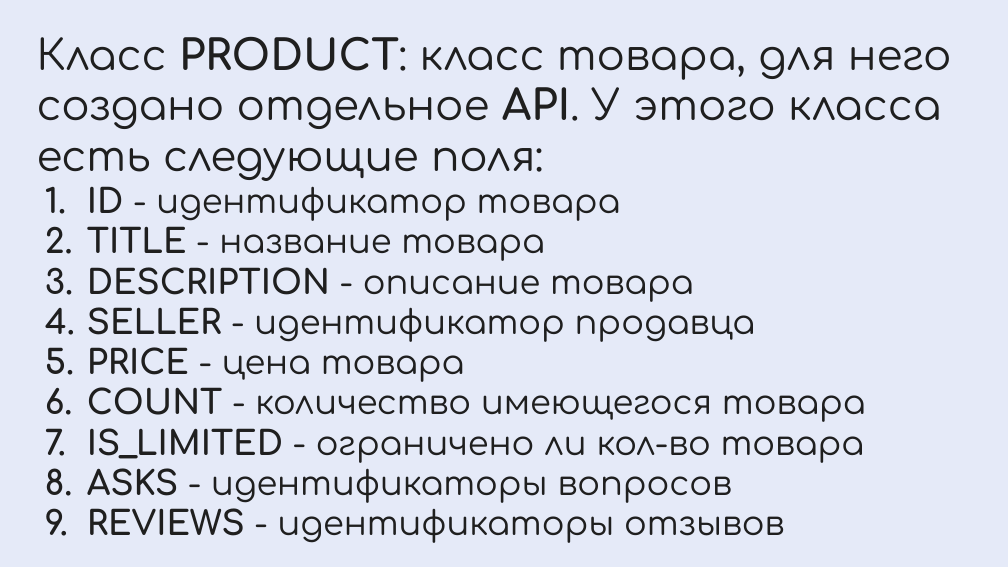
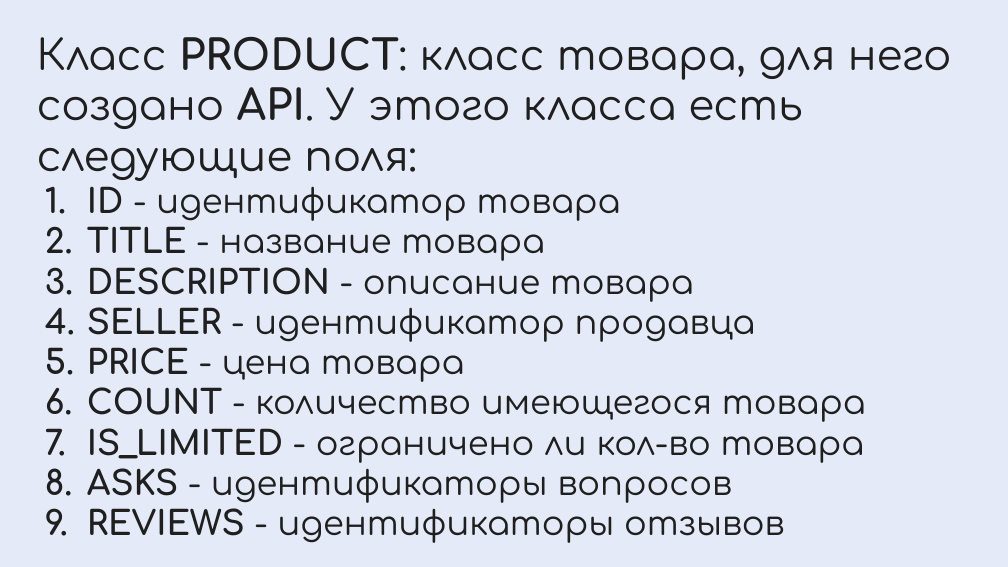
Before and after one commit to MMeadow9/Shop, a slide deck: slide 7 of documentation/Онлайн Магазин.pptx. Drawn at 1008x567 pixels with LibreOffice and Linux fonts; fonts in the diff are those of the drawing. Boxes give left, top, right and bottom in pixels: in the first picture for what was removed or moved away, otherwise in the second. Text is boxed around its words. In the diff, an @@ line names an element or a change of style, - is before the commit and + after.

```diff
--- a/documentation/Онлайн Магазин.pptx
+++ b/documentation/Онлайн Магазин.pptx
@@ text at [37, 37, 952, 181]: text changed @@
-Класс PRODUCT: класс товара, для него создано отдельное API. У этого класса есть следующие поля:
+Класс PRODUCT: класс товара, для него создано API. У этого класса есть следующие поля:
```
Also in this commit, not shown: 8 other slides changed, 3 slides added, 1 slide removed, 1 other file.
